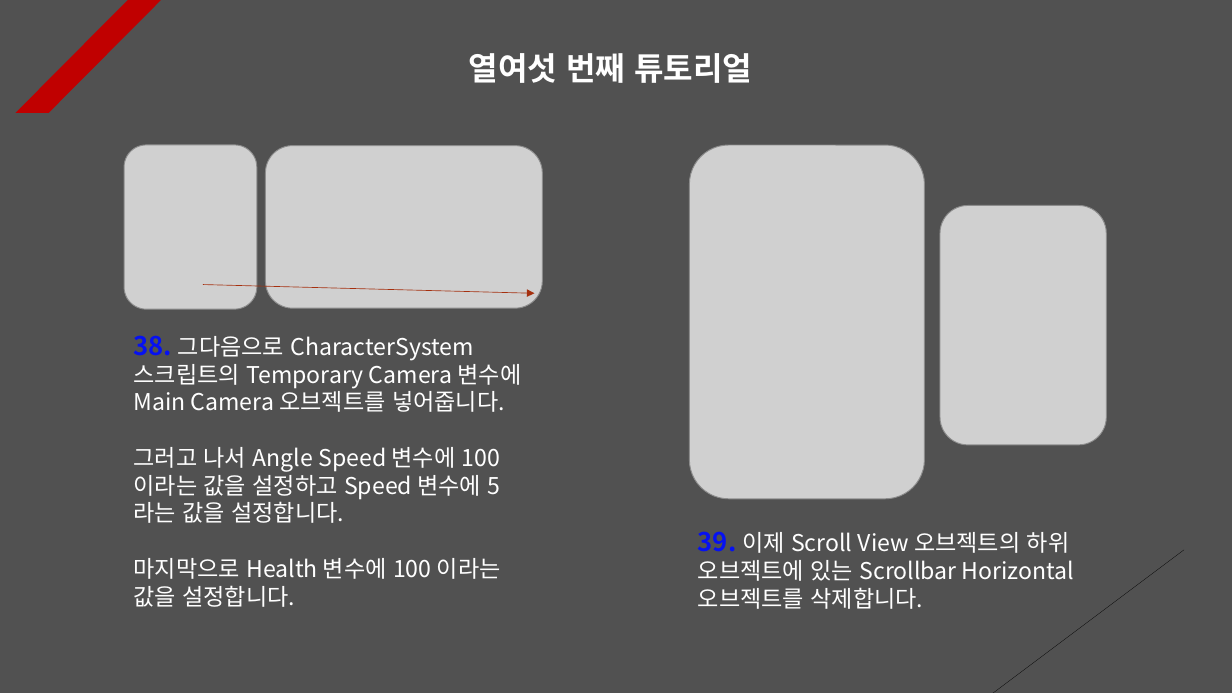
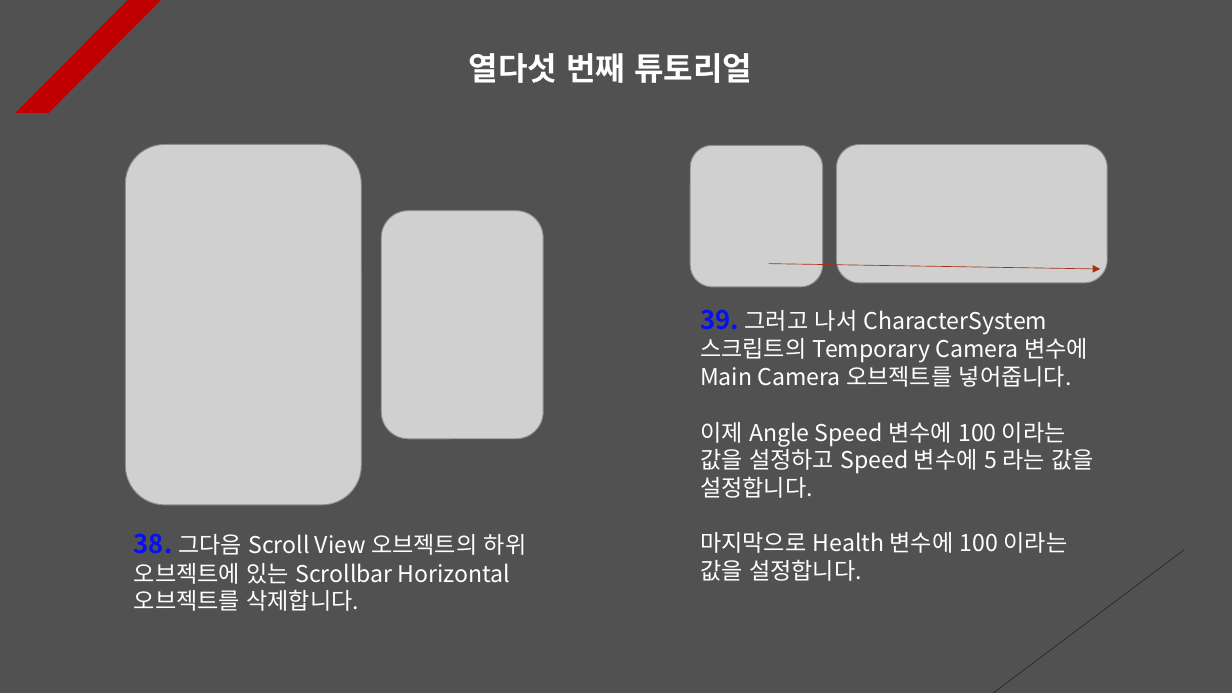
Before and after one commit to Unity2033/3D-UnityEngine, a slide deck: slide 16 of Assets/Class/Photon Server/PPT Data/Photon RPC.pptx (slide 17 before the commit). Drawn at 1232x693 pixels with LibreOffice and Linux fonts; fonts in the diff are those of the drawing; grey boxes stand for pictures. Boxes give left, top, right and bottom in pixels: in the first picture for what was removed or moved away, otherwise in the second. Text is boxed around its words. In the diff, an @@ line names an element or a change of style, - is before the commit and + after.

```diff
--- a/Assets/Class/Photon Server/PPT Data/Photon RPC.pptx
+++ b/Assets/Class/Photon Server/PPT Data/Photon RPC.pptx
@@ text at <box>469,53,752,83</box>: text changed @@
-열여섯 번째 튜토리얼
+열다섯 번째 튜토리얼
@@ picture: place and size @@
-picture at <box>689,145,924,499</box>
+picture at <box>126,144,361,505</box>
@@ picture: place and size @@
-picture at <box>124,145,257,310</box>
+picture at <box>690,145,823,287</box>
@@ picture: place and size @@
-picture at <box>265,146,543,309</box>
+picture at <box>836,144,1107,283</box>
@@ picture: place and size @@
-picture at <box>940,205,1106,445</box>
+picture at <box>382,211,543,439</box>
@@ arrow moved from (203, 285) - (534, 293) to (769, 263) - (1101, 269) @@
@@ text "39. 그러고 나서 CharacterSystem 스크립트의 ...": place and size @@
-text "39. 그러고 나서 CharacterSystem 스크립트의 ..." at <box>134,335,522,607</box>
+text "39. 그러고 나서 CharacterSystem 스크립트의 ..." at <box>700,309,1094,581</box>
@@ text at <box>700,309,1094,498</box>: text changed @@
-38. 그다음으로 CharacterSystem 스크립트의 Temporary Camera 변수에 Main Camera 오브젝트를 넣어줍니다.
-그러고 나서 Angle Speed 변수에 100 이라는 값을 설정하고 Speed 변수에 5 라는 값을 설정합니다.
+39. 그러고 나서 CharacterSystem 스크립트의 Temporary Camera 변수에 Main Camera 오브젝트를 넣어줍니다.
+이제 Angle Speed 변수에 100 이라는 값을 설정하고 Speed 변수에 5 라는 값을 설정합니다.
@@ text at <box>134,533,527,611</box>: text changed @@
-39. 이제 Scroll View 오브젝트의 하위 오브젝트에 있는 Scrollbar Horizontal 오브젝트를 삭제합니다.
+38. 그다음 Scroll View 오브젝트의 하위 오브젝트에 있는 Scrollbar Horizontal 오브젝트를 삭제합니다.
```
Also in this commit, not shown: 1 other slide changed, 1 slide removed, 25 other files.
